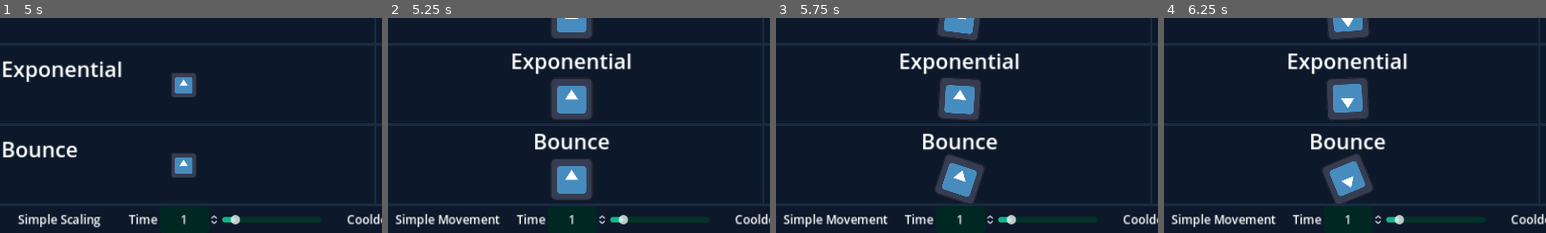
Above: before the commit, frames 1-4 (left to right).
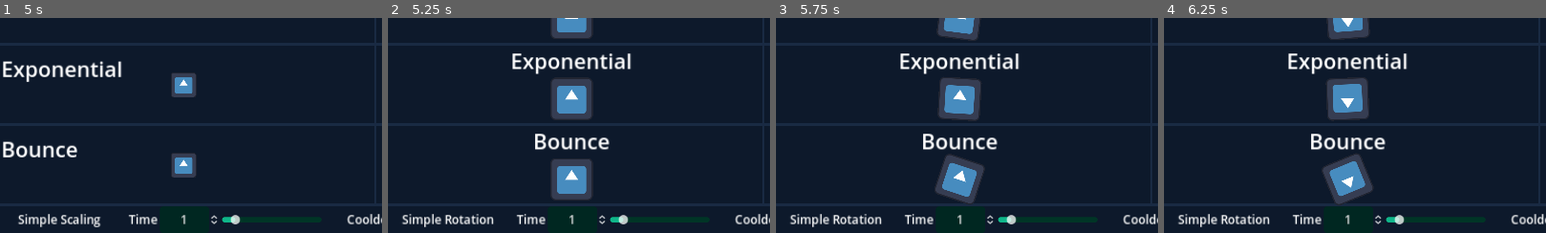
Above: after the commit, the same moments.

Repository: popcar2/Godot_Tween_Comparisons
Game: Godot game, scene res://Scenes/1_Movement.tscn
Two runs of this game, one before a commit and one after it. Both use one fixed random seed, a clock stepped at 60 frames per second and the inputs below. The engine's default icon, where the game draws it, is replaced by a stand-in: a white triangle on a blue panel in a dark square.
Inputs:
- Up to frame 1 (5 s): click "Ease In Out" at 0.5 s; click ">" at 1.25 s; click "Ease In Out" at 2 s; click "<" at 2.75 s; click "Ease In Out" at 3.5 s; click ">" at 4.25 s
- Up to frame 2 (5.25 s): click ">" at 5 s
- Up to frame 3 (5.75 s): no input
- Up to frame 4 (6.25 s): click "Ease In Out" at 5.75 s
The pictures show only the part of the screen within x 1-51%, y 50-100%; the shares and areas given below are measured in that part.

Frame 1 is identical in both runs. In frame 2, 0.9% of the frame differs, in the area x 2-30%, y 91-98%; in frame 3, 0.9%; in frame 4, 0.9%.

Commit message:
Minor Fix: rotation scene name

Diff:
--- a/Project/Scenes/3_Rotation.tscn
+++ b/Project/Scenes/3_Rotation.tscn
@@ -291,7 +291,7 @@
 [node name="Scene Name" type="Label" parent="VBoxContainer/Settings Panel/HBoxContainer"]
 custom_minimum_size = Vector2(200, 0)
 layout_mode = 2
-text = "Simple Movement"
+text = "Simple Rotation"
 horizontal_alignment = 1
 vertical_alignment = 1
 
--- a/Project/project.godot
+++ b/Project/project.godot
@@ -24,6 +24,10 @@
 
 window/stretch/mode="canvas_items"
 
+[filesystem]
+
+import/blender/enabled=false
+
 [rendering]
 
 renderer/rendering_method="gl_compatibility"
Not shown, added: Project/export_presets.cfg
